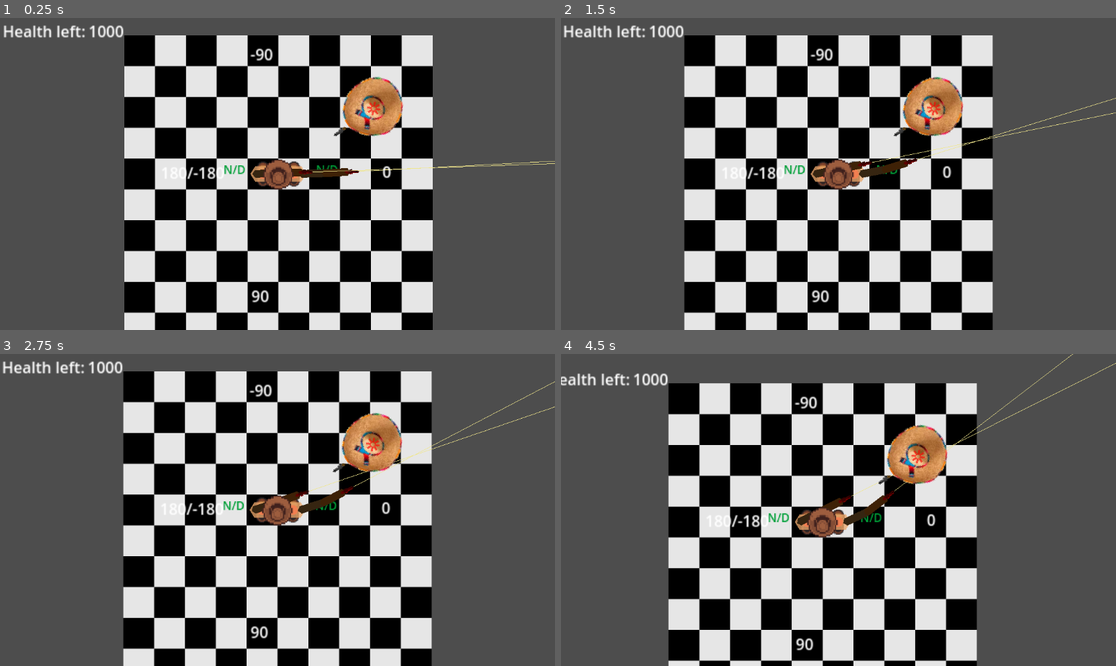
Above: before the commit, frames 1-4 (two rows, left to right).
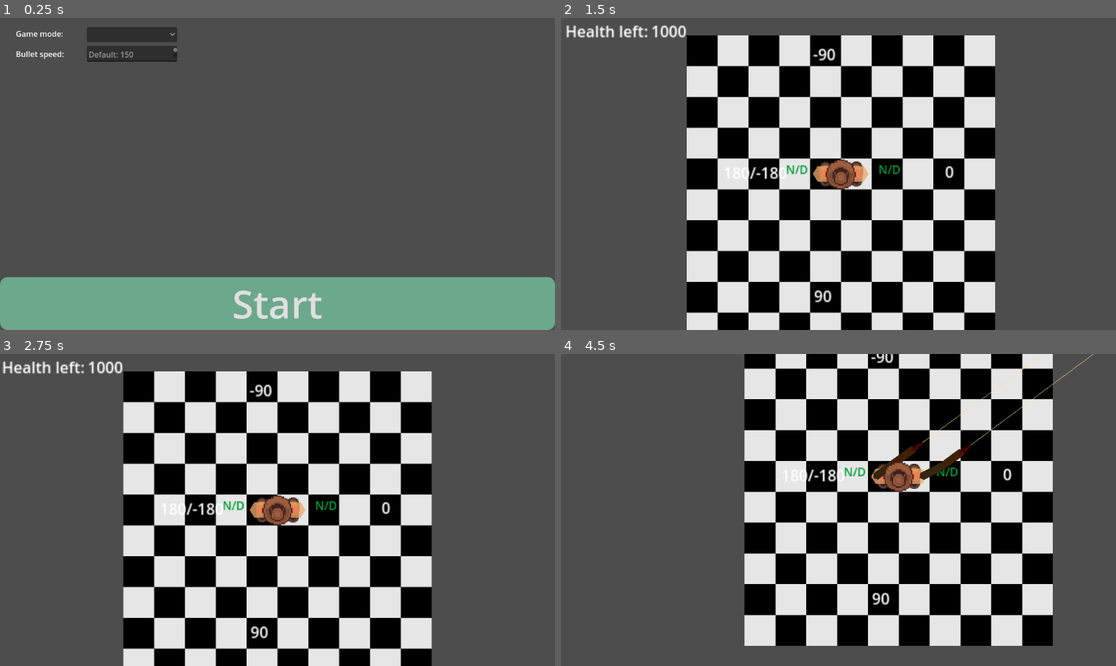
Above: after the commit, the same moments.

Repository: Meatplanter/Kelp_44
Game: Godot game, scene res://main_menu.tscn
Two runs of this game, one before a commit and one after it. Both use one fixed random seed, a clock stepped at 60 frames per second and the inputs below. Before the commit the project starts from res://game.tscn.
Inputs (mouse positions are in pixels of both pictures, inside the frame that each line leads up to):
- Up to frame 1 (0.25 s): no input
- Up to frame 2 (1.5 s): click (694, 33) at 0.52 s; click (838, 305) at 1.25 s, where only the run after the commit has a clickable "Start"
- Up to frame 3 (2.75 s): hold D (LS_move_right) from 2.03 s (still down); hold M (ChangeMode) from 2.03 s (still down)
- Up to frame 4 (4.5 s): release D (LS_move_right) at 2.78 s; release M (ChangeMode) at 2.78 s; hold Space (TimeReverse, bound only after the commit) 2.78-3.53 s; tap Shift (TargettingMode) at 2.85, 4.35 s; hold D (LS_move_right) 3.53-4.28 s; hold M (ChangeMode) 3.53-4.28 s; hold Q (LS_move_leftup) from 4.28 s (still down)

The runs differ from the first frame. In frame 1, 61% of the frame differs, in the area x 0-100%, y 2-100%; in frame 2, 9.3%; in frame 3, 2.2%; in frame 4, 53%.

Commit message:
Menu stuff

Diff:
--- a/Bullet.gd
+++ b/Bullet.gd
@@ -53,6 +53,7 @@
 	#print(2/(pow(bulletSlowdown,5)))
 	#$SubViewport.size = Vector2(160,3) - Vector2(delta,3)
 
+
 func _on_body_entered(body: Node2D) -> void:
 	$Bullet.hide()
 	bulletEntryPoint = global_position
--- a/CharBody.tscn
+++ b/CharBody.tscn
@@ -7,6 +7,7 @@
 [ext_resource type="Script" uid="uid://qjt0l3kan22g" path="res://camera_2d.gd" id="5_7aaa2"]
 [ext_resource type="Script" uid="uid://g7fnkyhbdemq" path="res://hp_left.gd" id="5_sl5bb"]
 [ext_resource type="PackedScene" uid="uid://dmant07862ycy" path="res://torso.tscn" id="6_7aaa2"]
+[ext_resource type="PackedScene" uid="uid://c5nunyagwdk5f" path="res://pause_menu.tscn" id="7_tfx1a"]
 
 [node name="CharBody" type="CharacterBody2D"]
 visibility_layer = 2
@@ -58,6 +59,9 @@
 script = ExtResource("5_sl5bb")
 metadata/_edit_use_anchors_ = true
 
+[node name="Pause menu" parent="CharBody/Marker2D/Camera2D" instance=ExtResource("7_tfx1a")]
+visible = false
+
 [node name="GameOver" type="CanvasLayer" parent="CharBody/Marker2D"]
 visible = false
 
--- a/LeftShoe.gd
+++ b/LeftShoe.gd
@@ -17,7 +17,7 @@
 	Global.LeftShoeNode = self
 
 func _input(event):
-	if Global.canMove == true && %CharBody.cameraState == 0 && Global.targettingMode == false:
+	if Global.canMove == true && %CharBody.cameraState == 0 && Global.targettingMode == false && Global.timeReverseMode == false:
 		if event.is_action_pressed("LS_move_right") && %RightShoe.global_position.distance_to(global_position + Vector2(1,0) * moveDistance) < maxMoveDistance && %RightShoe.global_position.distance_to(global_position + Vector2(1,0) * moveDistance) != 0:
 			targPos[0] += moveDistance
 			if Global.leftWeighted == false && targPos[0] == Global.RightShoeNode.global_position.x - moveDistance && targPos[1] == Global.RightShoeNode.global_position.y: #optimal walking
@@ -196,7 +196,7 @@
 
 
 
-	elif Global.canMove == true && %CharBody.cameraState == 1 && Global.targettingMode == false:
+	elif Global.canMove == true && %CharBody.cameraState == 1 && Global.targettingMode == false && Global.timeReverseMode == false:
 		if event.is_action_pressed("LS_move_right") && %RightShoe.global_position.distance_to(global_position + Vector2(0,1) * moveDistance) < maxMoveDistance && %RightShoe.global_position.distance_to(global_position + Vector2(0,1) * moveDistance) != 0:
 			targPos[1] += moveDistance
 			if Global.leftWeighted == false && targPos[1] == Global.RightShoeNode.global_position.y - moveDistance && targPos[0] == Global.RightShoeNode.global_position.x: #optimal walking
@@ -373,7 +373,7 @@
 
 
 
-	elif Global.canMove == true && %CharBody.cameraState == 2 && Global.targettingMode == false:
+	elif Global.canMove == true && %CharBody.cameraState == 2 && Global.targettingMode == false && Global.timeReverseMode == false:
 		if event.is_action_pressed("LS_move_right") && %RightShoe.global_position.distance_to(global_position + Vector2(-1,0) * moveDistance) < maxMoveDistance && %RightShoe.global_position.distance_to(global_position + Vector2(-1,0) * moveDistance) != 0:
 			targPos[0] -= moveDistance
 			if Global.leftWeighted == false && targPos[0] == Global.RightShoeNode.global_position.x + moveDistance && targPos[1] == Global.RightShoeNode.global_position.y: #optimal walking
@@ -551,7 +551,7 @@
 
 
 
-	elif Global.canMove == true && %CharBody.cameraState == 3 && Global.targettingMode == false:
+	elif Global.canMove == true && %CharBody.cameraState == 3 && Global.targettingMode == false && Global.timeReverseMode == false:
 		if event.is_action_pressed("LS_move_right") && %RightShoe.global_position.distance_to(global_position + Vector2(0,-1) * moveDistance) < maxMoveDistance && %RightShoe.global_position.distance_to(global_position + Vector2(0,-1) * moveDistance) != 0:
 			targPos[1] -= moveDistance
 			if Global.leftWeighted == false && targPos[1] == Global.RightShoeNode.global_position.y + moveDistance && targPos[0] == Global.RightShoeNode.global_position.x: #optimal walking
@@ -740,3 +740,4 @@
 		Global.leftMoving = false
 	else:
 		Global.leftMoving = true
+		Global.pausePoint = 0
--- a/RightShoe.gd
+++ b/RightShoe.gd
@@ -17,7 +17,7 @@
 	Global.RightShoeNode = self
 
 func _input(event):
-	if Global.canMove == true && %CharBody.cameraState == 0 && Global.targettingMode == false:
+	if Global.canMove == true && %CharBody.cameraState == 0 && Global.targettingMode == false && Global.timeReverseMode == false:
 		if event.is_action_pressed("RS_move_right") && %LeftShoe.global_position.distance_to(global_position + Vector2(1,0) * moveDistance) < maxMoveDistance && %LeftShoe.global_position.distance_to(global_position + Vector2(1,0) * moveDistance) != 0:
 			targPos[0] += moveDistance
 			if Global.rightWeighted == false: #optimal complex movement
@@ -195,7 +195,7 @@
 
 
 
-	elif Global.canMove == true && %CharBody.cameraState == 1 && Global.targettingMode == false:
+	elif Global.canMove == true && %CharBody.cameraState == 1 && Global.targettingMode == false && Global.timeReverseMode == false:
 		if event.is_action_pressed("RS_move_right") && %LeftShoe.global_position.distance_to(global_position + Vector2(0,1) * moveDistance) < maxMoveDistance && %LeftShoe.global_position.distance_to(global_position + Vector2(0,1) * moveDistance) != 0:
 			targPos[1] += moveDistance
 			if Global.rightWeighted == false: #optimal complex movement
@@ -374,7 +374,7 @@
 
 
 
-	elif Global.canMove == true && %CharBody.cameraState == 2 && Global.targettingMode == false:
+	elif Global.canMove == true && %CharBody.cameraState == 2 && Global.targettingMode == false && Global.timeReverseMode == false:
 		if event.is_action_pressed("RS_move_right") && %LeftShoe.global_position.distance_to(global_position + Vector2(-1,0) * moveDistance) < maxMoveDistance && %LeftShoe.global_position.distance_to(global_position + Vector2(-1,0) * moveDistance) != 0:
 			targPos[0] -= moveDistance
 			if Global.rightWeighted == false: #optimal complex movement
@@ -551,7 +551,7 @@
 
 
 
-	elif Global.canMove == true && %CharBody.cameraState == 3 && Global.targettingMode == false:
+	elif Global.canMove == true && %CharBody.cameraState == 3 && Global.targettingMode == false && Global.timeReverseMode == false:
 		if event.is_action_pressed("RS_move_right") && %LeftShoe.global_position.distance_to(global_position + Vector2(0,-1) * moveDistance) < maxMoveDistance && %LeftShoe.global_position.distance_to(global_position + Vector2(0,-1) * moveDistance) != 0:
 			targPos[1] -= moveDistance
 			if Global.rightWeighted == false: #optimal complex movement
@@ -741,3 +741,4 @@
 		Global.rightMoving = false
 	else:
 		Global.rightMoving = true
+		Global.pausePoint = 0
--- a/camera_2d.gd
+++ b/camera_2d.gd
@@ -53,6 +53,10 @@
 		Global.VecUp = Vector2.LEFT
 		Global.VecDown = Vector2.RIGHT
 
+func _input(event: InputEvent) -> void:
+	if event.is_action_pressed("Esc"):
+		get_tree().paused = true
+		$"Pause menu".show()
 
 	if Input.is_action_pressed("TargettingMode"):
 		targetting_mode(Vector2(EnemyManager.minX,EnemyManager.minY),Vector2(EnemyManager.maxX,EnemyManager.maxY))
--- a/game.gd
+++ b/game.gd
@@ -61,14 +61,24 @@
 		Global.weightedShoe = "right"
 
 
-func _input(event: InputEvent) -> void:
+	if Input.is_action_pressed("TimeReverse") && Global.pausePoint < 0:
+		Global.timeReverseMode = true
+	else:
+		Global.timeReverseMode = false
+
+	if Global.timeReverseMode == true:
+		Global.gameSpeed = Global.timeReverse
+
+	Global.pausePoint -= Global.gameSpeed
+
+
+func _input(event):
 	if event.is_action_pressed("ChangeMode") && Global.gameMode == 0:
 		Global.gameMode = 1
 		print("Mode is now: Spawn enemies")
 	elif event.is_action_pressed("ChangeMode") && Global.gameMode == 1:
 		Global.gameMode = 0
 		print("Mode is now: Spawn bullets")
-
 
 func _on_bullet_spawn_time_timeout() -> void:
 	if Global.gameMode == 0:
--- a/game.tscn
+++ b/game.tscn
@@ -1,8 +1,7 @@
-[gd_scene load_steps=8 format=4 uid="uid://i7ssqk3udw6h"]
+[gd_scene load_steps=7 format=4 uid="uid://i7ssqk3udw6h"]
 
 [ext_resource type="Texture2D" uid="uid://3sssh4smi3wv" path="res://Assets/Resized.png" id="1_e2o6t"]
 [ext_resource type="Script" uid="uid://cxp434ialc278" path="res://game.gd" id="1_fc0e3"]
-[ext_resource type="PackedScene" uid="uid://bqhvigu27dsbf" path="res://enemy.tscn" id="4_fc0e3"]
 [ext_resource type="PackedScene" uid="uid://vpi5u34tocl" path="res://CharBody.tscn" id="5_7jktm"]
 
 [sub_resource type="TileSetAtlasSource" id="TileSetAtlasSource_fc0e3"]
@@ -76,8 +75,5 @@
 offset_bottom = -113.0
 text = "-90"
 
-[node name="Enemy" parent="." instance=ExtResource("4_fc0e3")]
-position = Vector2(115, -68)
-
 [connection signal="timeout" from="BulletSpawnTime" to="." method="_on_bullet_spawn_time_timeout"]
 [connection signal="timeout" from="SlomoBulletSpawnTime" to="." method="_on_slomo_bullet_spawn_time_timeout"]
--- a/global.gd
+++ b/global.gd
@@ -3,13 +3,16 @@
 #game
 var normalTime = 1.0
 var bulletTime = 0.05
+var timeReverse = -0.3
 var targettingMode = false
+var timeReverseMode = false
+var pausePoint = 0
 
 var gameSpeed = 1.0
 var CharBodyNode = null
 var RightShoeNode = null
 var LeftShoeNode = null
-var gameMode = 2 # 0 = spawn bullets 1 = spawn enemies
+var gameMode = 0 # 0 = spawn bullets 1 = spawn enemies
 var bulletsDodged = 0
 var enemiesKilled = 0
 var cameraState = 0 #0 looking up, 1 looking right, 2 looking down, 3 looking left
@@ -26,7 +29,7 @@
 var moveTime = 0.4 #useless?
 var moveDistance = 32 #base 32
 var maxMoveDistance = 65 #base 75
-var styleTween = Tween.TRANS_EXPO #for movement
+var styleTween = Tween.TRANS_QUAD #for movement
 var pureMovement = 0.3 #in seconds
 var placingWeight = 0.2 #in seconds
 
@@ -55,7 +58,7 @@
 var rightCanShoot = false
 
 var aimingSpeed = 1
-var bulletSpeed = 150
+var bulletSpeed = 100
 var bulletRange = 1000
 var bulletSlowdown = 0.998
 
--- /dev/null
+++ b/main_menu.gd
@@ -0,0 +1,20 @@
+extends Control
+
+
+
+func _startgame_button_pressed():
+	get_tree().change_scene_to_file("res://game.tscn")
+
+
+func _on_option_button_item_selected(index):
+	if index == 0: Global.gameMode = 0
+	if index == 1: Global.gameMode = 1
+	if index == 2: Global.gameMode = 2
+
+#func _process(delta):
+	#print(Global.gameMode)
+
+
+func _on_bullet_speed_text_changed():
+	Global.bulletSpeed = ($BulletSpeed.text)
+	pass # Replace with function body.
--- /dev/null
+++ b/main_menu.tscn
@@ -0,0 +1,75 @@
+[gd_scene load_steps=3 format=3 uid="uid://dti6ul7mc0mum"]
+
+[ext_resource type="Script" uid="uid://dxtw4ih6v5wcu" path="res://main_menu.gd" id="1_06t4h"]
+
+[sub_resource type="StyleBoxFlat" id="StyleBoxFlat_7vrkn"]
+bg_color = Color(0.424688, 0.659625, 0.548648, 1)
+corner_radius_top_left = 16
+corner_radius_top_right = 16
+corner_radius_bottom_right = 16
+corner_radius_bottom_left = 16
+
+[node name="MainMenu" type="Control"]
+layout_mode = 3
+anchors_preset = 15
+anchor_right = 1.0
+anchor_bottom = 1.0
+grow_horizontal = 2
+grow_vertical = 2
+script = ExtResource("1_06t4h")
+
+[node name="Button" type="Button" parent="."]
+layout_mode = 1
+anchors_preset = 12
+anchor_top = 1.0
+anchor_right = 1.0
+anchor_bottom = 1.0
+offset_top = -110.0
+grow_horizontal = 2
+grow_vertical = 0
+theme_override_font_sizes/font_size = 80
+theme_override_styles/normal = SubResource("StyleBoxFlat_7vrkn")
+text = "Start
+"
+
+[node name="GameMode" type="OptionButton" parent="."]
+layout_mode = 0
+offset_left = 180.0
+offset_top = 19.0
+offset_right = 368.0
+offset_bottom = 50.0
+item_count = 3
+popup/item_0/text = "spawn bullets"
+popup/item_0/id = 0
+popup/item_1/text = "spawn enemies"
+popup/item_1/id = 1
+popup/item_2/text = "spawn nothing"
+popup/item_2/id = 2
+
+[node name="Label" type="Label" parent="."]
+layout_mode = 0
+offset_left = 33.0
+offset_top = 21.0
+offset_right = 132.0
+offset_bottom = 44.0
+text = "Game mode:"
+
+[node name="Label2" type="Label" parent="."]
+layout_mode = 0
+offset_left = 33.0
+offset_top = 63.0
+offset_right = 132.0
+offset_bottom = 86.0
+text = "Bullet speed:"
+
+[node name="BulletSpeed" type="TextEdit" parent="."]
+layout_mode = 0
+offset_left = 180.0
+offset_top = 58.0
+offset_right = 368.0
+offset_bottom = 91.0
+placeholder_text = "Default: 150"
+
+[connection signal="pressed" from="Button" to="." method="_startgame_button_pressed"]
+[connection signal="item_selected" from="GameMode" to="." method="_on_option_button_item_selected"]
+[connection signal="text_changed" from="BulletSpeed" to="." method="_on_bullet_speed_text_changed"]
--- /dev/null
+++ b/pause_menu.gd
@@ -0,0 +1,11 @@
+extends Control
+
+
+
+func _on_resume_pressed():
+	print("moo")
+	get_tree().paused = false
+	hide()
+
+func _on_exit_pressed():
+	get_tree().quit()
--- /dev/null
+++ b/pause_menu.tscn
@@ -0,0 +1,57 @@
+[gd_scene load_steps=3 format=3 uid="uid://c5nunyagwdk5f"]
+
+[ext_resource type="Script" uid="uid://cc36spl1bdjiv" path="res://pause_menu.gd" id="1_hdmo1"]
+
+[sub_resource type="StyleBoxFlat" id="StyleBoxFlat_wyi4u"]
+bg_color = Color(0.424688, 0.659625, 0.548648, 1)
+corner_radius_top_left = 16
+corner_radius_top_right = 16
+corner_radius_bottom_right = 16
+corner_radius_bottom_left = 16
+
+[node name="Pause menu" type="Control"]
+process_mode = 2
+layout_mode = 3
+anchors_preset = 15
+anchor_right = 1.0
+anchor_bottom = 1.0
+grow_horizontal = 2
+grow_vertical = 2
+script = ExtResource("1_hdmo1")
+
+[node name="Resume" type="Button" parent="."]
+layout_mode = 1
+anchors_preset = 8
+anchor_left = 0.5
+anchor_top = 0.5
+anchor_right = 0.5
+anchor_bottom = 0.5
+offset_left = -120.5
+offset_top = -38.0
+offset_right = 119.5
+offset_bottom = 38.0
+grow_horizontal = 2
+grow_vertical = 2
+theme_override_font_sizes/font_size = 40
+theme_override_styles/normal = SubResource("StyleBoxFlat_wyi4u")
+text = "Resume"
+
+[node name="Exit" type="Button" parent="."]
+layout_mode = 1
+anchors_preset = 8
+anchor_left = 0.5
+anchor_top = 0.5
+anchor_right = 0.5
+anchor_bottom = 0.5
+offset_left = -121.0
+offset_top = 48.0
+offset_right = 119.0
+offset_bottom = 124.0
+grow_horizontal = 2
+grow_vertical = 2
+theme_override_font_sizes/font_size = 40
+theme_override_styles/normal = SubResource("StyleBoxFlat_wyi4u")
+text = "Exit"
+
+[connection signal="pressed" from="Resume" to="." method="_on_resume_pressed"]
+[connection signal="pressed" from="Exit" to="." method="_on_exit_pressed"]
--- a/project.godot
+++ b/project.godot
@@ -11,7 +11,7 @@
 [application]
 
 config/name="Kelp_44"
-run/main_scene="uid://i7ssqk3udw6h"
+run/main_scene="uid://dti6ul7mc0mum"
 config/features=PackedStringArray("4.4", "Forward Plus")
 config/icon="res://icon.svg"
 
@@ -172,3 +172,13 @@
 "events": [Object(InputEventKey,"resource_local_to_scene":false,"resource_name":"","device":-1,"window_id":0,"alt_press …(191 unchanged characters)…
 ]
 }
+TimeReverse={
+"deadzone": 0.2,
+"events": [Object(InputEventKey,"resource_local_to_scene":false,"resource_name":"","device":-1,"window_id":0,"alt_pressed":false,"shift_pressed":false,"ctrl_pressed":false,"meta_pressed":false,"pressed":false,"keycode":0,"physical_keycode":32,"key_label":0,"unicode":32,"location":0,"echo":false,"script":null)
+]
+}
+Esc={
+"deadzone": 0.2,
+"events": [Object(InputEventKey,"resource_local_to_scene":false,"resource_name":"","device":-1,"window_id":0,"alt_pressed":false,"shift_pressed":false,"ctrl_pressed":false,"meta_pressed":false,"pressed":false,"keycode":0,"physical_keycode":4194305,"key_label":0,"unicode":0,"location":0,"echo":false,"script":null)
+]
+}
--- a/torso.gd
+++ b/torso.gd
@@ -19,6 +19,13 @@
 	#else:
 		#shoulderRotationOffset = 1
 
+	if EnemyManager.get_enemies().size() < 1:
+		$TorsoPolygon2D/RightShoulderPivot.hide()
+		$TorsoPolygon2D/LeftShoulderPivot.hide()
+	else:
+		$TorsoPolygon2D/RightShoulderPivot.show()
+		$TorsoPolygon2D/LeftShoulderPivot.show()
+
 func _physics_process(delta: float) -> void:
 
 	#move the torso towards the weighted leg
@@ -31,7 +38,7 @@
 		"right":
 			swayPostion = (Global.midpoint + %RightShoe.global_position) / 2
 
-	global_position = global_position.move_toward(swayPostion, move_speed * delta * Global.gameSpeed)
+	global_position = global_position.move_toward(swayPostion, move_speed * delta * abs(Global.gameSpeed))
 
 
 	if EnemyManager.targetEnemyLeft != null && EnemyManager.targetEnemyRight != null:
Not shown: 1 places in CharBody.tscn that only renumber resources
Not shown, added: main_menu.gd.uid
Not shown, added: pause_menu.gd.uid
